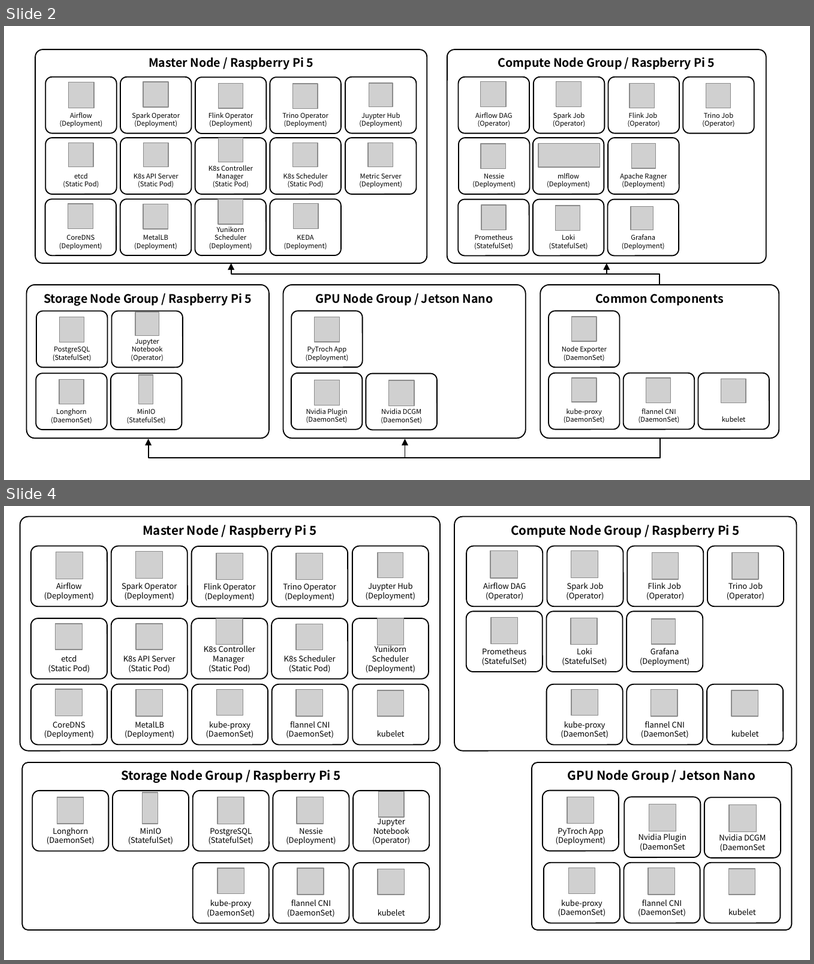
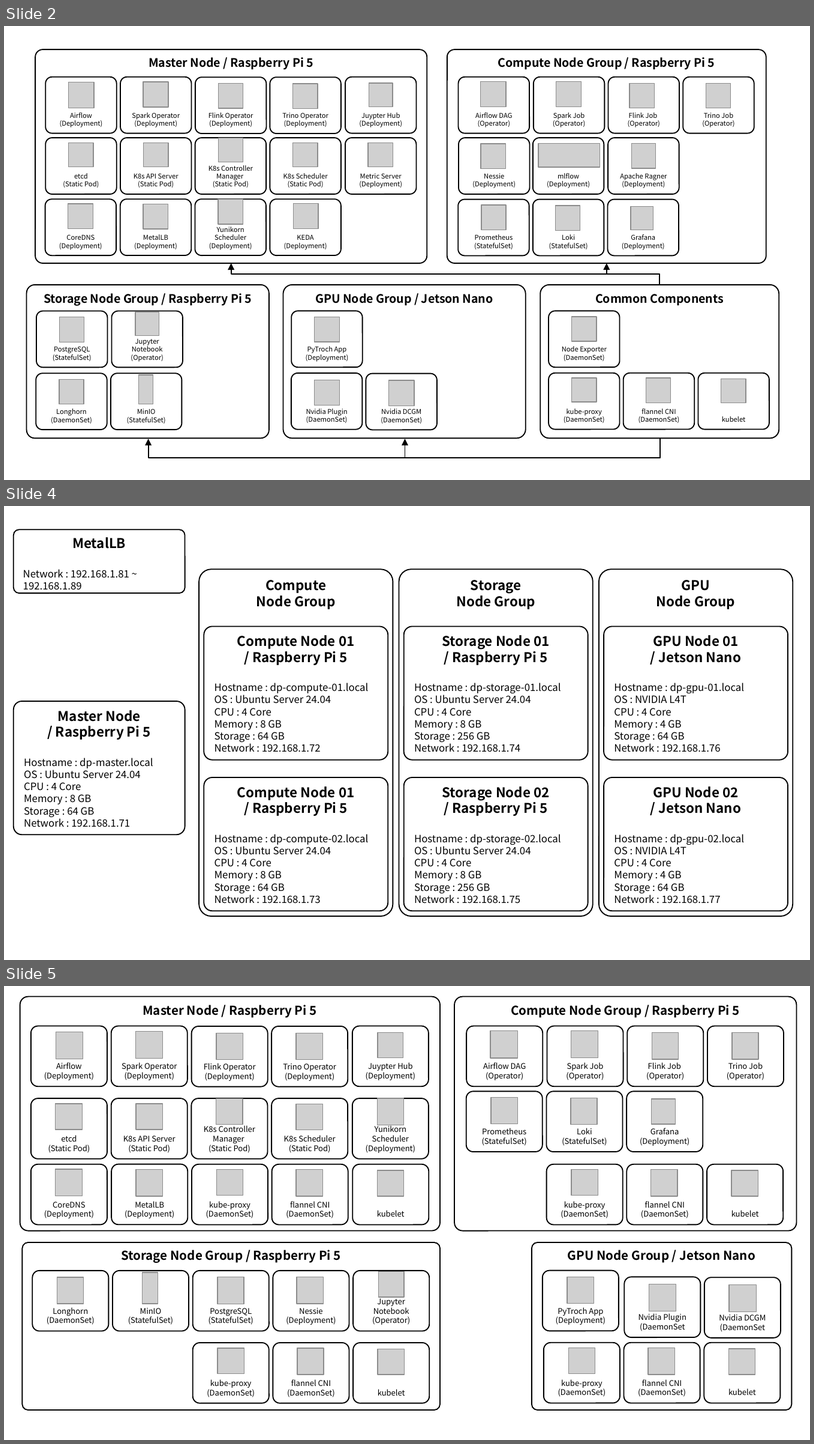
Before and after one commit to ssup2/blog-software, a slide deck: content/docs/record/kubernetes-data-platform-raspberrypi5-jetnano-cluster/images/images.pptx. Shown one above the other, each under a label of ours: slides 2 and 4 before the commit, slides 2, 4 and 5 after it; the slides between them are not shown. The pictures are 814x964 and 814x1444 pixels, drawn with LibreOffice and Linux fonts; fonts in the diff are those of the drawing; grey boxes stand for pictures. Boxes give left, top, right and bottom in pixels: in the first picture for what was removed or moved away, otherwise in the second. Text is boxed around its words. In the diff, an @@ line names an element or a change of style, - is before the commit and + after.

```diff
--- a/content/docs/record/kubernetes-data-platform-raspberrypi5-jetnano-cluster/images/images.pptx
+++ b/content/docs/record/kubernetes-data-platform-raspberrypi5-jetnano-cluster/images/images.pptx
@@ slide 4 added at bbox=[4, 506, 810, 960], background #FFFFFF @@
@@ rounded rectangle added at bbox=[14, 529, 185, 593], outline #000000 1 pt, 9 pt, text #000000 @@
+MetalLB
+Network : 192.168.1.81 ~ 192.168.1.89
@@ rounded rectangle added at bbox=[199, 569, 393, 916], outline #000000 1 pt, 12 pt, text #000000, bold @@
+Compute
+Node Group
@@ rounded rectangle added at bbox=[399, 569, 593, 916], outline #000000 1 pt, 12 pt, text #000000, bold @@
+Storage
+Node Group
@@ rounded rectangle added at bbox=[599, 569, 792, 916], outline #000000 1 pt, 12 pt, text #000000, bold @@
+GPU
+Node Group
@@ rounded rectangle added at bbox=[204, 626, 388, 759], outline #000000 1 pt, 9 pt, text #000000 @@
+Compute Node 01
+/ Raspberry Pi 5
+Hostname : dp-compute-01.local
+OS : Ubuntu Server 24.04
+CPU : 4 Core
+Memory : 8 GB
+Storage : 64 GB
+Network : 192.168.1.72
@@ rounded rectangle added at bbox=[404, 626, 588, 759], outline #000000 1 pt, 9 pt, text #000000 @@
+Storage Node 01
+/ Raspberry Pi 5
+Hostname : dp-storage-01.local
+OS : Ubuntu Server 24.04
+CPU : 4 Core
+Memory : 8 GB
+Storage : 256 GB
+Network : 192.168.1.74
@@ rounded rectangle added at bbox=[604, 626, 788, 759], outline #000000 1 pt, 9 pt, text #000000 @@
+GPU Node 01
+/ Jetson Nano
+Hostname : dp-gpu-01.local
+OS : NVIDIA L4T
+CPU : 4 Core
+Memory : 4 GB
+Storage : 64 GB
+Network : 192.168.1.76
@@ rounded rectangle added at bbox=[14, 701, 185, 834], outline #000000 1 pt, 9 pt, text #000000 @@
+Master Node
+/ Raspberry Pi 5
+Hostname : dp-master.local
+OS : Ubuntu Server 24.04
+CPU : 4 Core
+Memory : 8 GB
+Storage : 64 GB
+Network : 192.168.1.71
@@ rounded rectangle added at bbox=[204, 777, 388, 910], outline #000000 1 pt, 9 pt, text #000000 @@
+Compute Node 01
+/ Raspberry Pi 5
+Hostname : dp-compute-02.local
+OS : Ubuntu Server 24.04
+CPU : 4 Core
+Memory : 8 GB
+Storage : 64 GB
+Network : 192.168.1.73
@@ rounded rectangle added at bbox=[404, 777, 588, 910], outline #000000 1 pt, 9 pt, text #000000 @@
+Storage Node 02
+/ Raspberry Pi 5
+Hostname : dp-storage-02.local
+OS : Ubuntu Server 24.04
+CPU : 4 Core
+Memory : 8 GB
+Storage : 256 GB
+Network : 192.168.1.75
@@ rounded rectangle added at bbox=[604, 777, 788, 910], outline #000000 1 pt, 9 pt, text #000000 @@
+GPU Node 02
+/ Jetson Nano
+Hostname : dp-gpu-02.local
+OS : NVIDIA L4T
+CPU : 4 Core
+Memory : 4 GB
+Storage : 64 GB
+Network : 192.168.1.77
@@ what was slide 4 is now slide 5 @@
```
Also in this commit, not shown: 1 slide changed, 3 other files.
